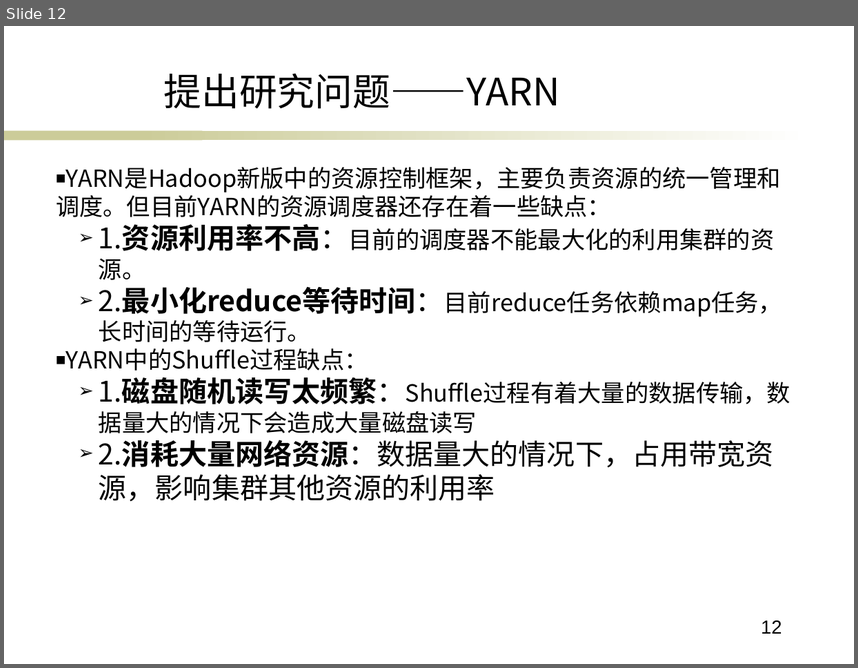
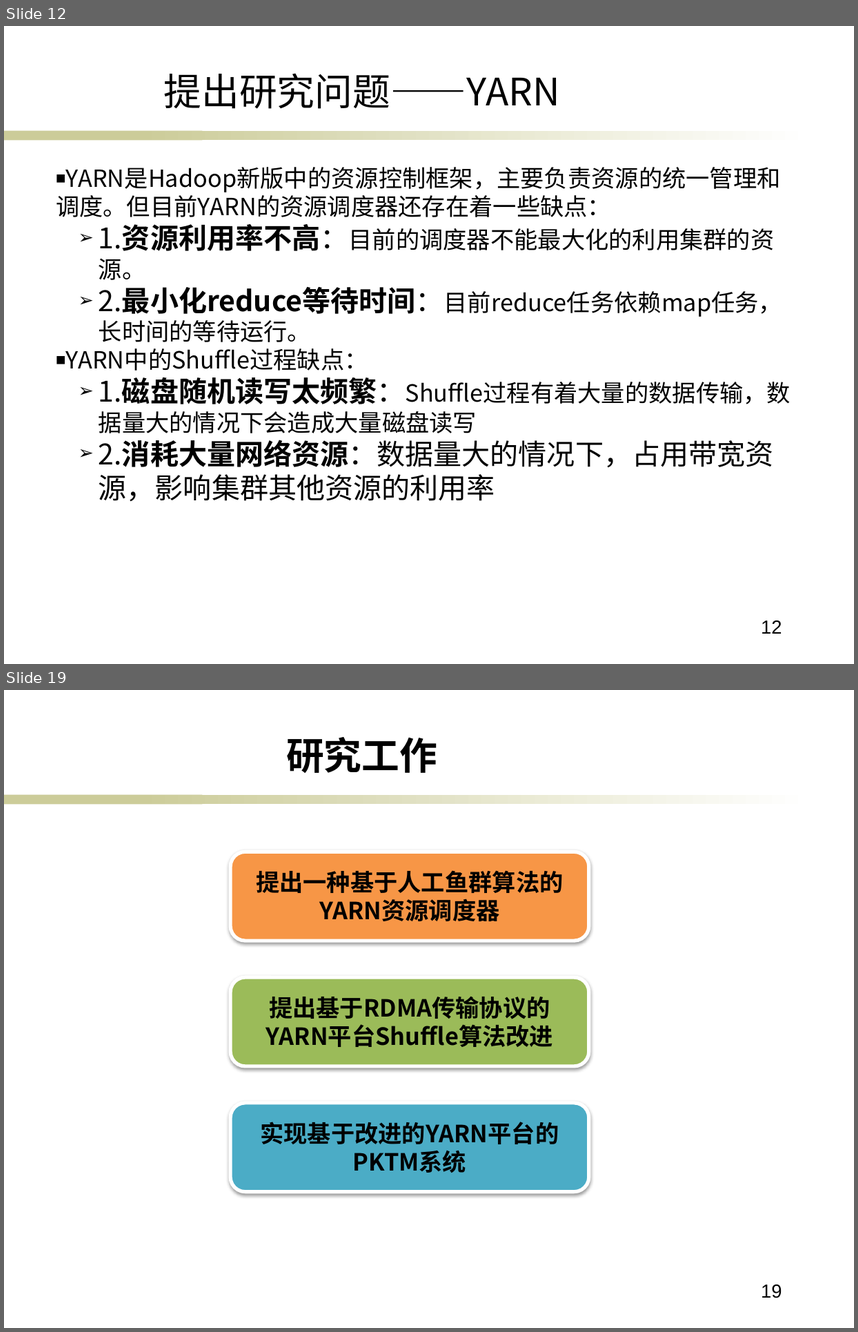
Before and after one commit to ericsonyc/paper, a slide deck: 毕业答辩.pptx. Shown one above the other, each under a label of ours: slide 12 before the commit, slides 12 and 19 after it; the slides between them are not shown. The pictures are 858x668 and 858x1332 pixels, drawn with LibreOffice and Linux fonts; fonts in the diff are those of the drawing; background and template pictures are left out. Boxes give left, top, right and bottom in pixels: in the first picture for what was removed or moved away, otherwise in the second. Text is boxed around its words. In the diff, an @@ line names an element or a change of style, - is before the commit and + after.

```diff
--- a/毕业答辩.pptx
+++ b/毕业答辩.pptx
@@ slide 19 added at [4, 690, 854, 1328], background #FFFFFF; not listed: 2 template elements that a slide beside it also shows @@
@@ text added at [286, 737, 437, 773], 32 pt, text #000000, bold @@
+研究工作
@@ rounded rectangle added at [230, 851, 589, 940], fill #F79646, outline #FFFFFF 3 pt, 20 pt, text #000000, bold @@
+提出一种基于人工鱼群算法的YARN资源调度器
@@ rounded rectangle added at [230, 977, 589, 1067], fill #9BBB59, outline #FFFFFF 3 pt, 20 pt, text #000000, bold @@
+提出基于RDMA传输协议的YARN平台Shuffle算法改进
@@ rounded rectangle added at [230, 1103, 589, 1192], fill #4BACC6, outline #FFFFFF 3 pt, 20 pt, text #000000, bold @@
+实现基于改进的YARN平台的PKTM系统
@@ page number added at [761, 1284, 782, 1298], 16 pt, text #000000 @@
+19
```
Also in this commit, not shown: 10 slides changed.
